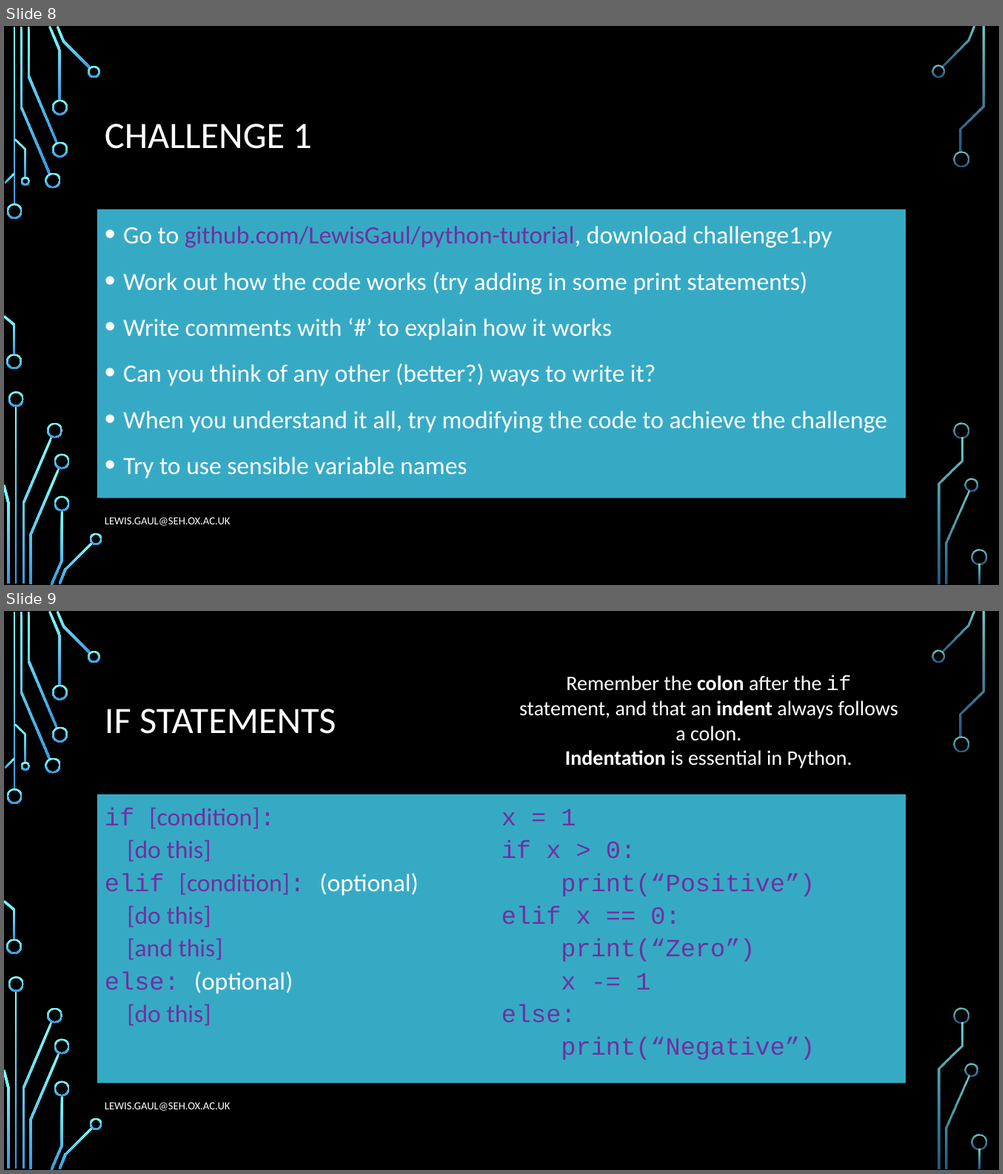
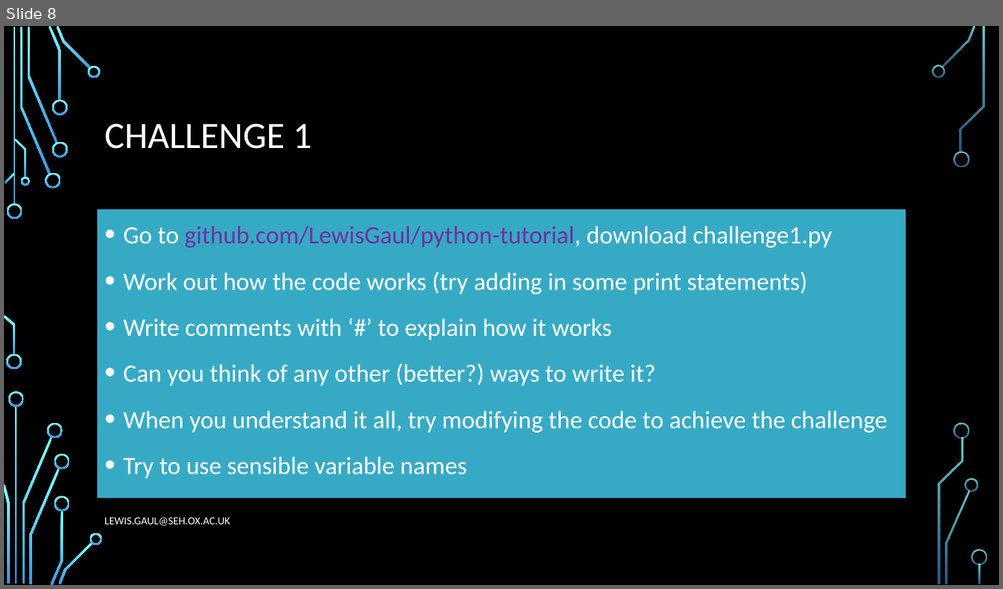
Before and after one commit to LewisGaul/python-tutorial, a slide deck: slides.pptx. Shown one above the other, each under a label of ours: slides 8 and 9 before the commit, slide 8 after it. The pictures are 1003x1174 and 1003x589 pixels, drawn with LibreOffice and Linux fonts; fonts in the diff are those of the drawing; background and template pictures are left out. Boxes give left, top, right and bottom in pixels: in the first picture for what was removed or moved away, otherwise in the second. Text is boxed around its words. In the diff, an @@ line names an element or a change of style, - is before the commit and + after.

Commit message:
Update slides

```diff
--- a/slides.pptx
+++ b/slides.pptx
@@ slide 9 removed at <box>4,611,999,1170</box>, background picture (left out); not listed: 36 template elements that a slide beside it also shows @@
@@ text removed at <box>519,675,898,769</box> @@
-Remember the colon after the if statement, and that an indent always follows a colon.
-Indentation is essential in Python.
@@ title removed at <box>105,709,336,734</box> @@
-IF STATEMENTS
@@ text removed at <box>97,795,905,1083</box> @@
-if [condition]:
-[do this]
-elif [condition]: (optional)
-[do this]
-[and this]
-else: (optional)
-[do this]
-x = 1
-if x > 0:
-print(“Positive”)
-elif x == 0:
-print(“Zero”)
-x -= 1
-else:
-print(“Negative”)
@@ text removed at <box>105,1102,230,1111</box> @@
-LEWIS.GAUL@SEH.OX.AC.UK
```
Also in this commit, not shown: 2 other slides removed.
